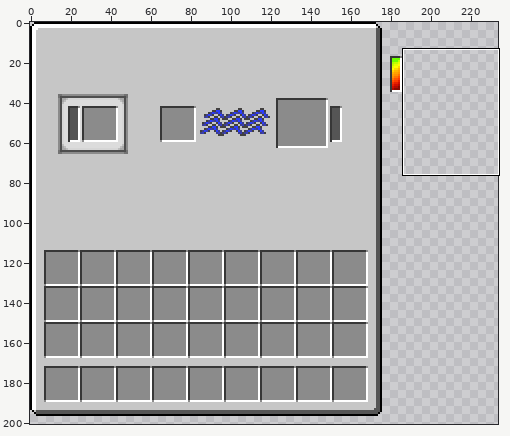
Edited in one commit: sprite sheet (src/main/resources/assets/ae2/textures/guis/spatial_rift_spawner.png). Above, an overview of the earlier version with the close-up marked.
Close-up. Before the commit:
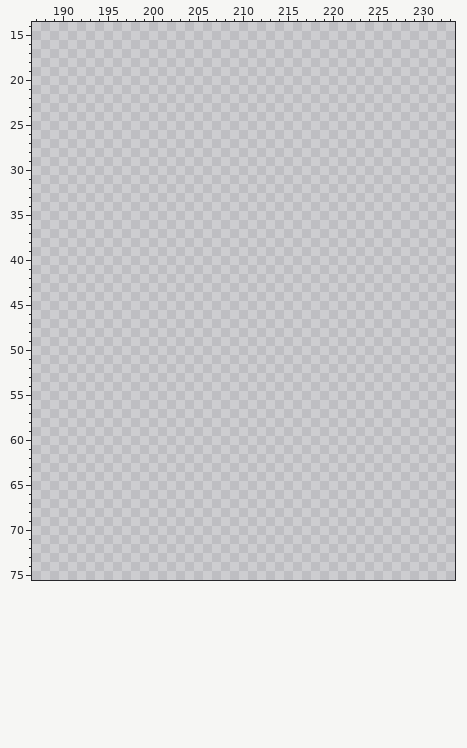
The file is 256x256 pixels. Pixels under 10% opacity are left out. Colours within 5 levels of each other are drawn and written as one. Shown: x 187..233, y 14..75. The wide view leaves out empty margins.
After the commit:
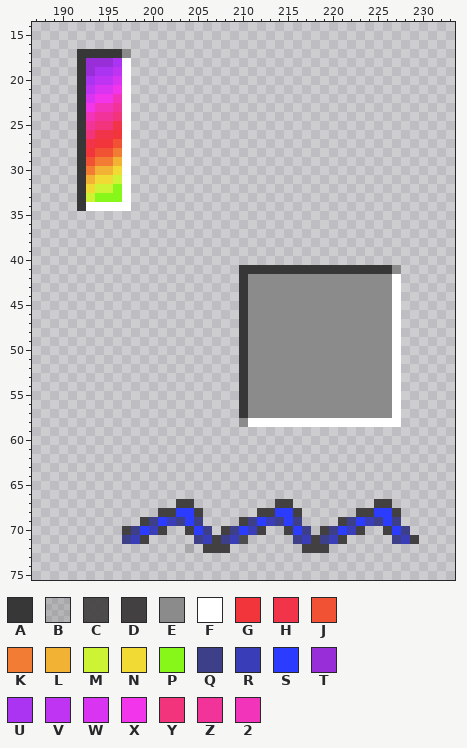
Palette (. is transparent): A #373737  B #4240402d  C #424040ea  D #424040  E #8b8b8b  F #ffffff  G #f2343b  H #f2344a  J #f25234  K #f27c34  L #f2b234  M #cef234  N #f2da34  P #86f719  Q #3e3f89  R #393eb8  S #2b3cfe  T #982ed8  U #ab34f2  V #bf34f2  W #d834f2  X #f234eb  Y #f2347c  Z #f2349a  2 #f234ba
Commit: Added fuel to Spatial Rift Spawner GUI
From old to new:
{"y":17,"x":192,"old":"......","new":"AAAAAE"}
{"y":18,"x":192,"old":"......","new":"ATTTUF"}
{"y":19,"x":192,"old":"......","new":"ATUUVF"}
{"y":20,"x":192,"old":"......","new":"AUVVWF"}
{"y":21,"x":192,"old":"......","new":"AVWWXF"}
{"y":22,"x":192,"old":"......","new":"AWXX2F"}
{"y":23,"x":192,"old":"......","new":"AX22ZF"}
{"y":24,"x":192,"old":"......","new":"A2ZZYF"}
{"y":25,"x":192,"old":"......","new":"AZYYHF"}
{"y":26,"x":192,"old":"......","new":"AYHHGF"}
{"y":27,"x":192,"old":"......","new":"AHGGJF"}
{"y":28,"x":192,"old":"......","new":"AGJJKF"}
{"y":29,"x":192,"old":"......","new":"AJKKLF"}
{"y":30,"x":192,"old":"......","new":"AKLLNF"}
{"y":31,"x":192,"old":"......","new":"ALNNMF"}
{"y":32,"x":192,"old":"......","new":"ANMMPF"}
{"y":33,"x":192,"old":"......","new":"AMPPPF"}
{"y":34,"x":192,"old":"......","new":"AFFFFF"}
{"y":41,"x":210,"old":"..................","new":"AAAAAAAAAAAAAAAAAE"}
{"y":42,"x":210,"old":"..................","new":"AEEEEEEEEEEEEEEEEF"}
{"y":43,"x":210,"old":"..................","new":"AEEEEEEEEEEEEEEEEF"}
{"y":44,"x":210,"old":"..................","new":"AEEEEEEEEEEEEEEEEF"}
{"y":45,"x":210,"old":"..................","new":"AEEEEEEEEEEEEEEEEF"}
{"y":46,"x":210,"old":"..................","new":"AEEEEEEEEEEEEEEEEF"}
{"y":47,"x":210,"old":"..................","new":"AEEEEEEEEEEEEEEEEF"}
{"y":48,"x":210,"old":"..................","new":"AEEEEEEEEEEEEEEEEF"}
{"y":49,"x":210,"old":"..................","new":"AEEEEEEEEEEEEEEEEF"}
{"y":50,"x":210,"old":"..................","new":"AEEEEEEEEEEEEEEEEF"}
{"y":51,"x":210,"old":"..................","new":"AEEEEEEEEEEEEEEEEF"}
{"y":52,"x":210,"old":"..................","new":"AEEEEEEEEEEEEEEEEF"}
{"y":53,"x":210,"old":"..................","new":"AEEEEEEEEEEEEEEEEF"}
{"y":54,"x":210,"old":"..................","new":"AEEEEEEEEEEEEEEEEF"}
{"y":55,"x":210,"old":"..................","new":"AEEEEEEEEEEEEEEEEF"}
{"y":56,"x":210,"old":"..................","new":"AEEEEEEEEEEEEEEEEF"}
{"y":57,"x":210,"old":"..................","new":"AEEEEEEEEEEEEEEEEF"}
{"y":58,"x":210,"old":"..................","new":"EFFFFFFFFFFFFFFFFF"}
{"y":67,"x":203,"old":"..","new":"DD"}
{"y":67,"x":214,"old":"..","new":"DD"}
{"y":67,"x":225,"old":"..","new":"DD"}
{"y":68,"x":201,"old":".....","new":"DDSSD"}
{"y":68,"x":212,"old":".....","new":"DDSSD"}
{"y":68,"x":223,"old":".....","new":"DDSSD"}
{"y":69,"x":199,"old":".......","new":"DQSRQSQ"}
{"y":69,"x":210,"old":".......","new":"DQSRQSQ"}
{"y":69,"x":221,"old":".......","new":"DQSRQSQ"}
{"y":70,"x":197,"old":".....","new":"DQSRD"}
{"y":70,"x":204,"old":"...","new":"DSQ"}
{"y":70,"x":208,"old":".....","new":"DQSRD"}
{"y":70,"x":215,"old":"...","new":"DSQ"}
{"y":70,"x":219,"old":".....","new":"DQSRD"}
{"y":70,"x":226,"old":"...","new":"DSQ"}
{"y":71,"x":197,"old":"...","new":"QRD"}
{"y":71,"x":205,"old":"......","new":"QRDQRC"}
{"y":71,"x":216,"old":"......","new":"QRDQRD"}
{"y":71,"x":227,"old":"...","new":"QRD"}
{"y":72,"x":204,"old":".","new":"B"}
{"y":72,"x":206,"old":"...","new":"DDD"}
{"y":72,"x":217,"old":"...","new":"DDD"}
{"label":"added","picture_box":[77,49,131,211]}
{"label":"added","picture_box":[239,265,401,427]}
{"label":"added","picture_box":[122,499,419,553]}
